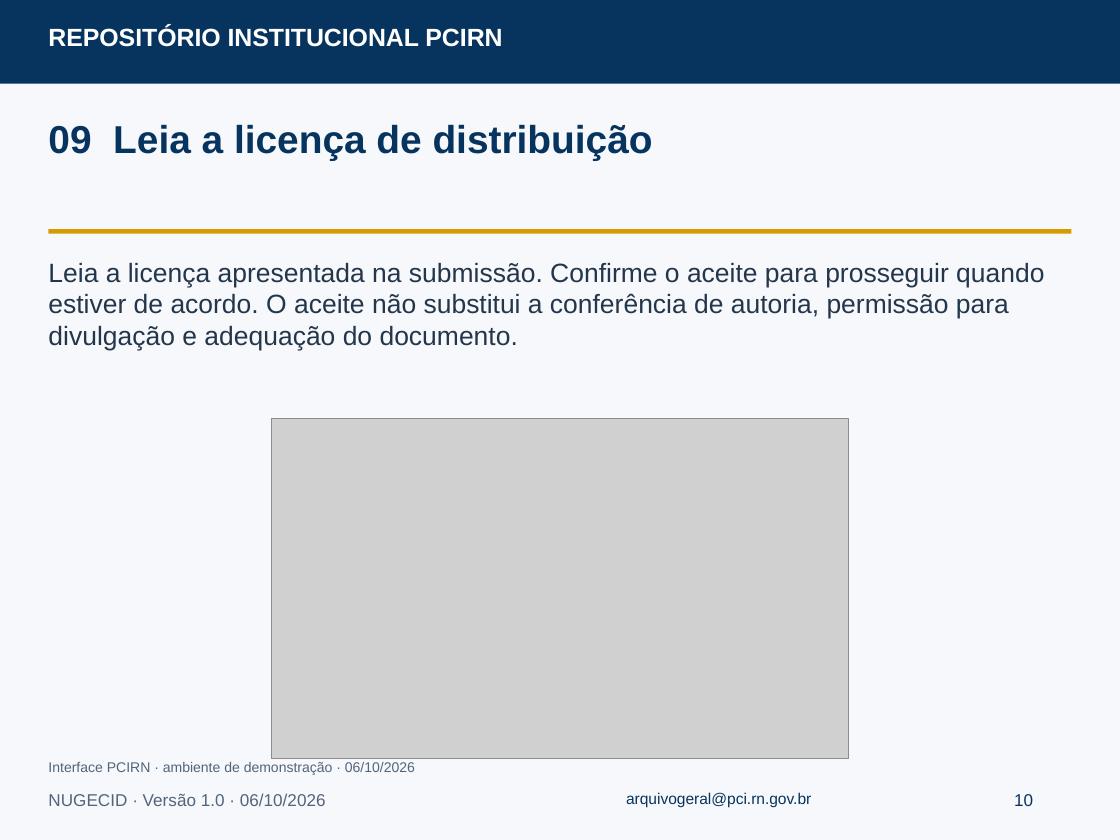
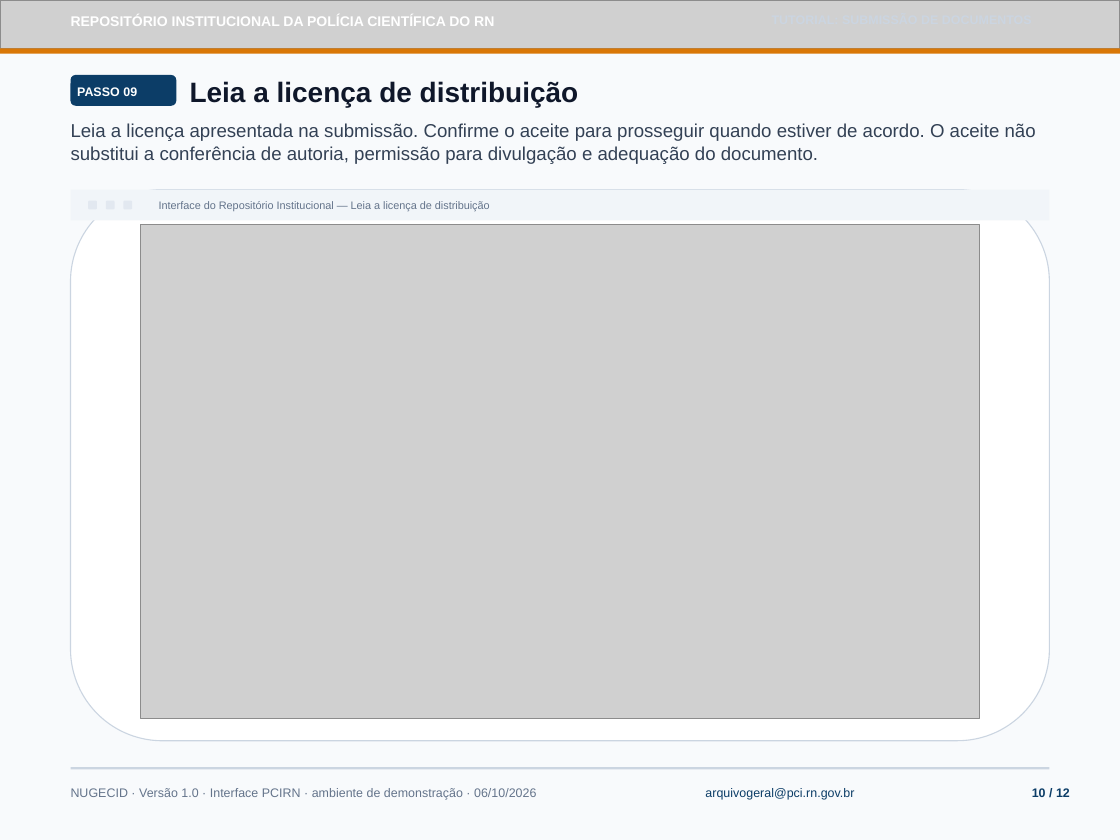
Before and after one commit to kevintestegit/dspace-pcirn, a slide deck: slide 10 of docs/tutoriais/submissao.odp. Drawn at 1120x840 pixels with LibreOffice and Linux fonts; fonts in the diff are those of the drawing; grey boxes stand for pictures. Boxes give left, top, right and bottom in pixels: in the first picture for what was removed or moved away, otherwise in the second. Text is boxed around its words. In the diff, an @@ line names an element or a change of style, - is before the commit and + after.

Commit message:
feat(tutoriais): redesign tutorial presentations with official PCIRN visual kit
- Apply official PCIRN visual identity (textured header, coat of arms, gold micro-strip)
- Redesign cover slides, step indicator badges, and 3-stage governance flow
- Replace partial home crop with full homepage capture and search highlight
- Add adaptive viewport framing with operational guidance cards for narrow captures
- Regenerate all 5 tutorial ODP sources and tagged PDF documents
- Bump dspace-angular submodule with updated catalog and exported PDFs

```diff
--- a/docs/tutoriais/submissao.odp
+++ b/docs/tutoriais/submissao.odp
@@ rectangle at (0,0,1120,840): fill #F6F8FB to #F8FAFC @@
@@ picture added at (0,0,1120,48) @@
@@ text removed at (48,26,502,47) @@
-REPOSITÓRIO INSTITUCIONAL PCIRN
@@ text added at (71,17,494,26), 9 pt, text #FFFFFF, bold @@
+REPOSITÓRIO INSTITUCIONAL DA POLÍCIA CIENTÍFICA DO RN
@@ rectangle: place and size @@
-rectangle at (0,0,1120,84)
+rectangle at (0,48,1120,54)
@@ rectangle at (0,48,1120,54): fill #07345F to #D97706 @@
@@ rounded rectangle added at (71,75,176,106), fill #0C3D67 @@
@@ text added at (77,87,137,96), 8 pt, text #FFFFFF, bold @@
+PASSO 09
@@ text at (190,81,579,108): text changed; size 25 to 18 pt; text colour #07345F to #0F172A @@
-09 Leia a licença de distribuição
+Leia a licença de distribuição
@@ text "Leia a licença apresentada na ...": place and size @@
-text "Leia a licença apresentada na ..." at (48,263,1044,351)
+text "Leia a licença apresentada na ..." at (71,123,1036,164)
@@ text "Leia a licença apresentada na ..." at (71,123,1036,164): size 17 to 12 pt, text colour #24364B to #334155 @@
@@ rectangle: place and size @@
-rectangle at (48,230,1071,234)
+rectangle at (71,189,1049,221)
@@ rectangle at (71,189,1049,221): fill #D79B00 to #F1F5F9 @@
@@ rounded rectangle added at (71,189,1049,740), fill #FFFFFF, outline #CBD5E1 0.71 pt @@
@@ rounded rectangle added at (88,200,97,209), fill #E2E8F0 @@
@@ rounded rectangle added at (105,200,114,209), fill #E2E8F0 @@
@@ rounded rectangle added at (123,200,132,209), fill #E2E8F0 @@
@@ text added at (159,201,490,211), 7 pt, text #64748B @@
+Interface do Repositório Institucional — Leia a licença de distribuição
@@ picture: place and size @@
-picture at (272,419,849,758)
+picture at (141,225,980,719)
@@ text removed at (48,762,415,775) @@
-Interface PCIRN · ambiente de demonstração · 06/10/2026
@@ rectangle added at (71,767,1049,769), fill #CBD5E1 @@
@@ text at (71,788,536,800): text changed; size 11 to 8 pt; text colour #52657B to #64748B @@
-NUGECID · Versão 1.0 · 06/10/2026
+NUGECID · Versão 1.0 · Interface PCIRN · ambiente de demonstração · 06/10/2026
@@ text "arquivogeral@pci.rn.gov.br": place and size @@
-text "arquivogeral@pci.rn.gov.br" at (626,792,811,808)
+text "arquivogeral@pci.rn.gov.br" at (705,788,854,800)
@@ text "arquivogeral@pci.rn.gov.br" at (705,788,854,800): size 10 to 8 pt, text colour #07345F to #0C3D67 @@
@@ text at (1032,788,1070,797): text changed; size 11 to 8 pt; text colour #07345F to #0C3D67; bold on @@
-10
+10 / 12
```
Also in this commit, not shown: 11 other slides changed, 12 other files.
